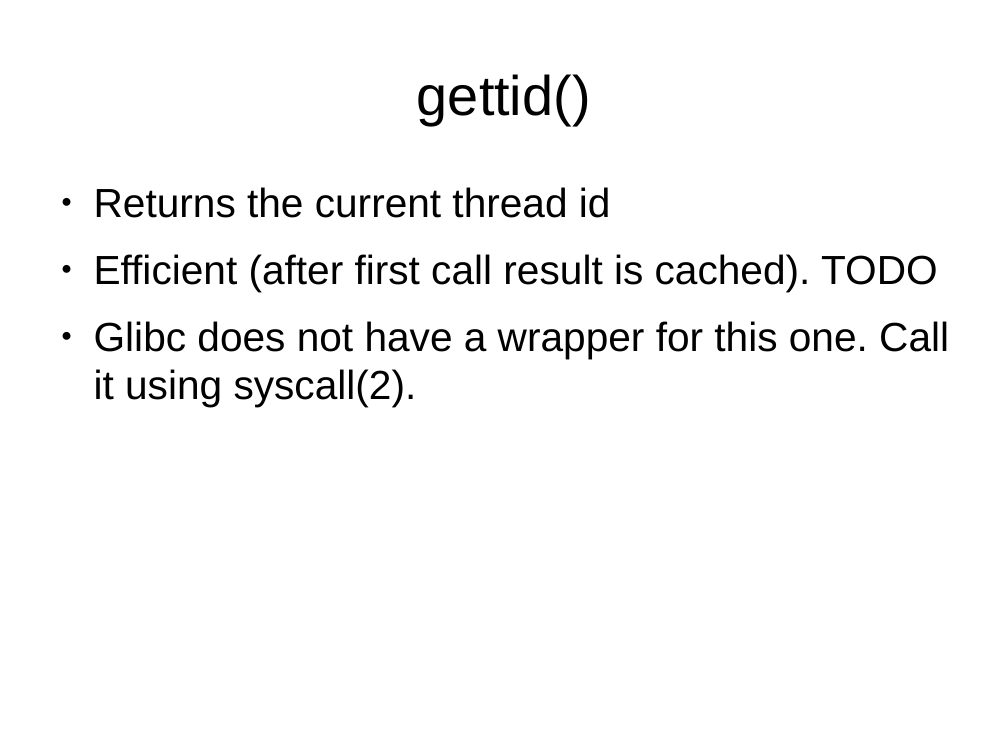
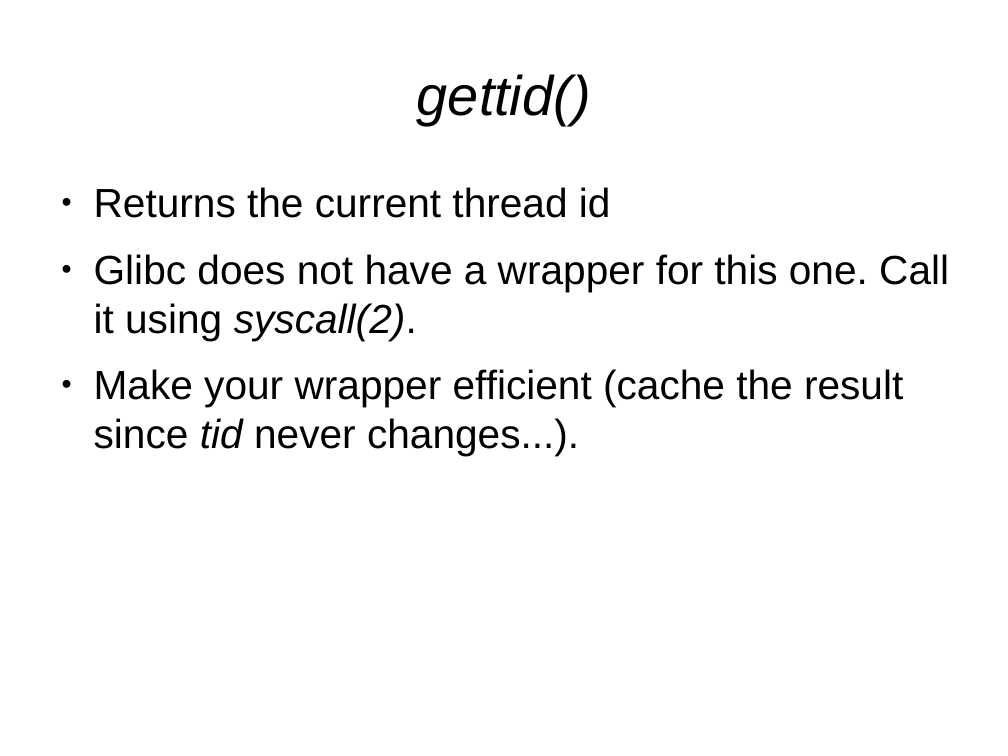
Before and after one commit to veltzer/demos-linux, a slide deck: slide 6 of doc/odp/pthreads_linux.odp. Drawn at 1008x756 pixels with LibreOffice and Linux fonts; fonts in the diff are those of the drawing. Boxes give left, top, right and bottom in pixels: in the first picture for what was removed or moved away, otherwise in the second. Text is boxed around its words. In the diff, an @@ line names an element or a change of style, - is before the commit and + after.

```diff
--- a/doc/odp/pthreads_linux.odp
+++ b/doc/odp/pthreads_linux.odp
@@ title "gettid()" at bbox=[417, 74, 591, 125]: italic on @@
@@ text at bbox=[94, 254, 938, 292]: paragraph removed @@
-● Efficient (after first call result is cached). TODO
@@ text at bbox=[94, 254, 949, 340]: italic on in "syscall(2)." @@
@@ text at bbox=[94, 369, 903, 456]: paragraph added @@
+● Make your wrapper efficient (cache the result since tid never changes...).
```
Also in this commit, not shown: 7 other slides changed, 1 other file.
